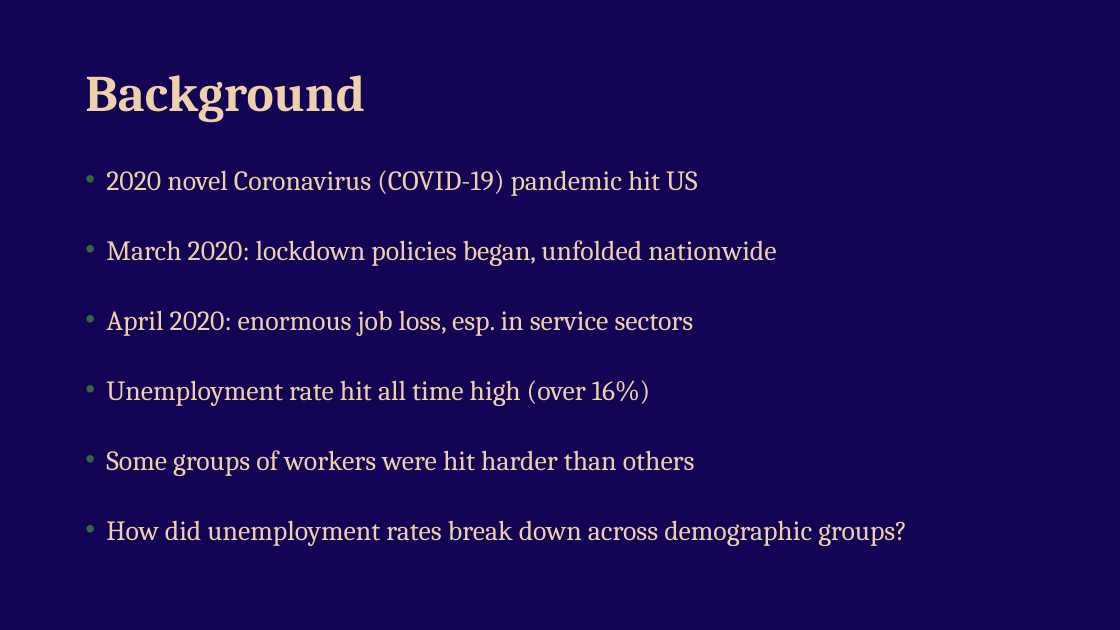
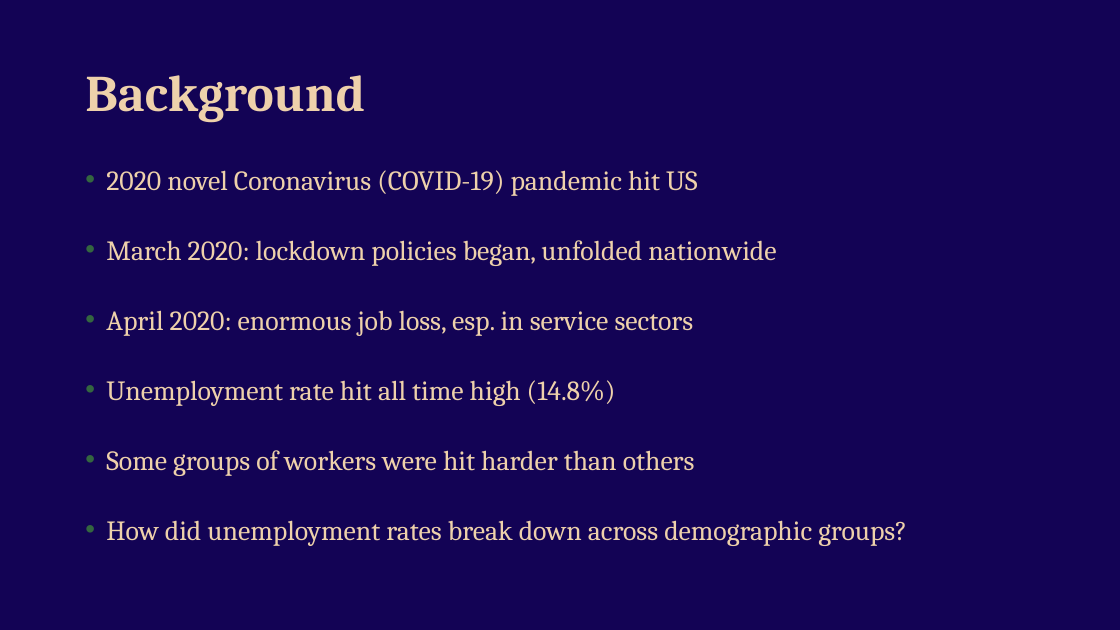
Before and after one commit to Tanishakapoor1990/project-repository, a slide deck: slide 2 of COVID_Unemployment_Rate.pptx. Drawn at 1120x630 pixels with LibreOffice and Linux fonts; fonts in the diff are those of the drawing. Boxes give left, top, right and bottom in pixels: in the first picture for what was removed or moved away, otherwise in the second. Text is boxed around its words. In the diff, an @@ line names an element or a change of style, - is before the commit and + after.

```diff
--- a/COVID_Unemployment_Rate.pptx
+++ b/COVID_Unemployment_Rate.pptx
@@ text at bbox=[106, 380, 616, 406]: text changed @@
-• Unemployment rate hit all time high (over 16%)
+• Unemployment rate hit all time high (14.8%)
```
Also in this commit, not shown: 1 other slide changed.
